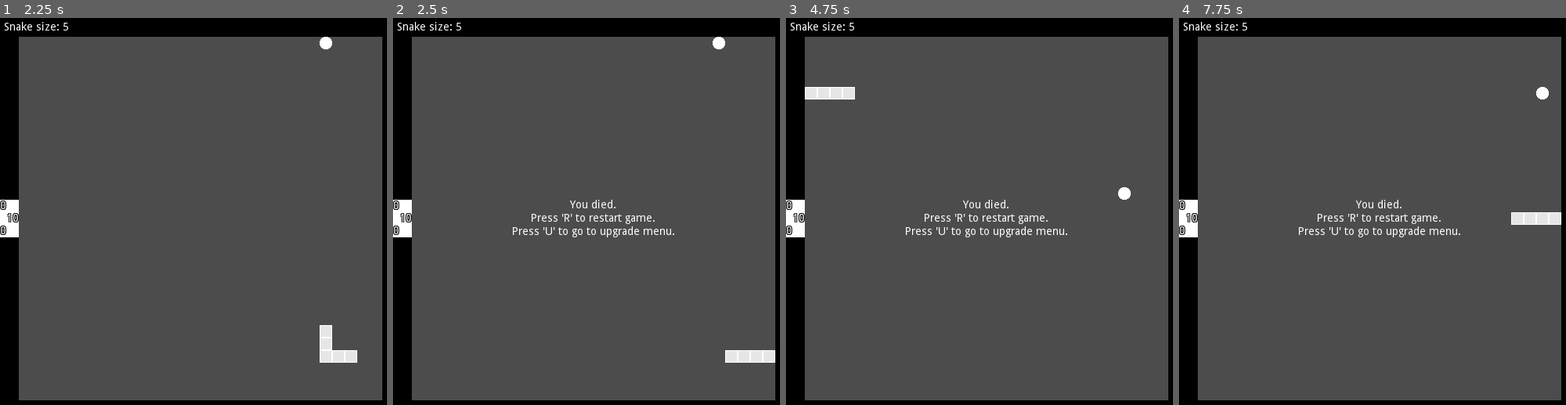
Above: before the commit, frames 1-4 (left to right).
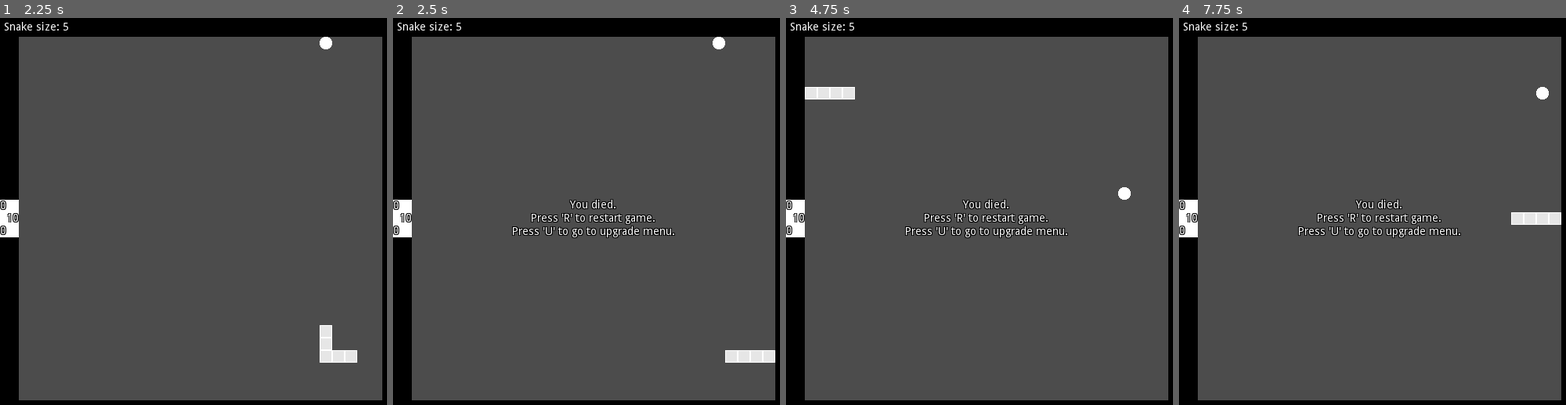
Above: after the commit, the same moments.

Repository: filiperferreira/Snake-Dungeon
Game: Godot game, scene res://Game.tscn
Same seed, same stepped clock (60 frames per second), same inputs: the game is played once before the commit and once after it.
Inputs:
- Up to frame 1 (2.25 s): tap Enter at 0.5 s; hold D (right) 0.53-1.28 s; hold S (down) 1.28-2.03 s; hold D (right) from 2.03 s (still down)
- Up to frame 2 (2.5 s): keep holding D (right)
- Up to frame 3 (4.75 s): tap R (restart) at 2.75 s; release D (right) at 2.78 s; hold W (up) 2.78-3.53 s; hold A (left) from 3.53 s (still down)
- Up to frame 4 (7.75 s): tap R (restart) at 5 s; release A (left) at 5.03 s; hold S (down) 5.03-5.78 s; hold D (right) 5.78-6.53 s; hold W (up) 6.53-7.28 s; hold D (right) from 7.28 s (still down)

Frame 1 is identical in both runs. In frame 2, 1.1% of the frame differs, in the area x 30-73%, y 46-57%; in frame 3, 1.1%; in frame 4, 1.1%.

Commit message:
Added more upgrades, dungeon expanded

Diff:
--- a/BuyMenu.gd
+++ b/BuyMenu.gd
@@ -5,6 +5,8 @@
 onready var snake_button = $CanvasLayer/MarginContainer/VBoxContainer/MarginContainer/HBoxContainer/SnakeInitialSizeButton
 onready var pellet_label = $CanvasLayer/MarginContainer/VBoxContainer/MarginContainer2/HBoxContainer/PelletValueLabel
 onready var pellet_button = $CanvasLayer/MarginContainer/VBoxContainer/MarginContainer2/HBoxContainer/PelletValueButton
+onready var exp_multiplier_label = $CanvasLayer/MarginContainer/VBoxContainer/MarginContainer3/HBoxContainer/ExpValueMultiplierLabel
+onready var exp_multiplier_button = $CanvasLayer/MarginContainer/VBoxContainer/MarginContainer3/HBoxContainer/ExpValueMultiplierButton
 
 func _process(_delta):
 	if Input.is_action_just_pressed("restart"):
@@ -22,18 +24,25 @@
 	$CanvasLayer/MarginContainer/VBoxContainer/CurrentXP.set_text("CURRENT XP: " + str(experience))
 	$CanvasLayer/MarginContainer/VBoxContainer/MarginContainer/HBoxContainer/SnakeInitialSizeLabel.set_text("(Current: " + str(stats["snake_starting_size"]) + ")")
 	$CanvasLayer/MarginContainer/VBoxContainer/MarginContainer/HBoxContainer/SnakeInitialSizeButton.set_text("Buy (Cost: " + str(snake_size_cost(stats["snake_starting_size"])) + " XP)")
-	$CanvasLayer/MarginContainer/VBoxContainer/MarginContainer2/HBoxContainer/PelletValueLabel.set_text("(Current: " + str(stats["white_pellet_value"]) + ")")
+	$CanvasLayer/MarginContainer/VBoxContainer/MarginContainer2/HBoxContainer/PelletValueLabel.set_text("(Current: x" + str(stats["white_pellet_value"]) + ")")
 	$CanvasLayer/MarginContainer/VBoxContainer/MarginContainer2/HBoxContainer/PelletValueButton.set_text("Buy (Cost: " + str(pellet_value_cost(stats["white_pellet_value"])) + " XP)")
+	$CanvasLayer/MarginContainer/VBoxContainer/MarginContainer3/HBoxContainer/ExpValueMultiplierLabel.set_text("(Current: x" + str(stats["exp_multiplier"]) + ")")
+	$CanvasLayer/MarginContainer/VBoxContainer/MarginContainer3/HBoxContainer/ExpValueMultiplierButton.set_text("Buy (Cost: " + str(exp_multiplier_cost(stats["exp_multiplier"])) + " XP)")
 
 func update_menu():
 	experience_label.set_text("CURRENT XP: " + str(cur_exp))
 	snake_label.set_text("(Current: " + str(cur_stats["snake_starting_size"]) + ")")
 	snake_button.set_text("Buy (Cost: " + str(snake_size_cost(cur_stats["snake_starting_size"])) + " XP)")
-	pellet_label.set_text("(Current: " + str(cur_stats["white_pellet_value"]) + ")")
+	pellet_label.set_text("(Current: x" + str(cur_stats["white_pellet_value"]) + ")")
 	pellet_button.set_text("Buy (Cost: " + str(pellet_value_cost(cur_stats["white_pellet_value"])) + " XP)")
+	exp_multiplier_label.set_text("(Current: x" + str(cur_stats["exp_multiplier"]) + ")")
+	exp_multiplier_button.set_text("Buy (Cost: " + str(exp_multiplier_cost(cur_stats["exp_multiplier"])) + " XP)")
 
 func snake_size_cost(level):
-	return round((pow(level-5, 1.2) + 10))
+	return round((pow(level-5, 1.2) + 1))
+
+func exp_multiplier_cost(level):
+	return round(50 * pow(level-1, 1.2) + 50)
 
 func pellet_value_cost(level):
 	return round(100 * pow(level-1, 1.2) + 100)
@@ -49,3 +58,9 @@
 		cur_exp -= pellet_value_cost(cur_stats["white_pellet_value"])
 		cur_stats["white_pellet_value"] += 1
 		update_menu()
+
+func _on_ExpValueMultiplierButton_pressed():
+	if cur_exp >= exp_multiplier_cost(cur_stats["exp_multiplier"]):
+		cur_exp -= exp_multiplier_cost(cur_stats["exp_multiplier"])
+		cur_stats["exp_multiplier"] += 1
+		update_menu()
--- a/BuyMenu.tscn
+++ b/BuyMenu.tscn
@@ -24,23 +24,23 @@
 alignment = 1
 
 [node name="Label" type="Label" parent="CanvasLayer/MarginContainer/VBoxContainer"]
-margin_top = 197.0
+margin_top = 170.0
 margin_right = 492.0
-margin_bottom = 211.0
+margin_bottom = 184.0
 text = "UPGRADE MENU"
 align = 1
 
 [node name="CurrentXP" type="Label" parent="CanvasLayer/MarginContainer/VBoxContainer"]
-margin_top = 221.0
+margin_top = 194.0
 margin_right = 492.0
-margin_bottom = 235.0
+margin_bottom = 208.0
 text = "CURRENT XP: 0"
 align = 1
 
 [node name="MarginContainer" type="MarginContainer" parent="CanvasLayer/MarginContainer/VBoxContainer"]
-margin_top = 245.0
+margin_top = 218.0
 margin_right = 492.0
-margin_bottom = 265.0
+margin_bottom = 238.0
 custom_constants/margin_right = 50
 custom_constants/margin_left = 50
 
@@ -70,10 +70,43 @@
 margin_bottom = 20.0
 text = "Buy (Cost: 0 XP)"
 
+[node name="MarginContainer3" type="MarginContainer" parent="CanvasLayer/MarginContainer/VBoxContainer"]
+margin_top = 248.0
+margin_right = 492.0
+margin_bottom = 268.0
+custom_constants/margin_right = 50
+custom_constants/margin_left = 50
+
+[node name="HBoxContainer" type="HBoxContainer" parent="CanvasLayer/MarginContainer/VBoxContainer/MarginContainer3"]
+margin_left = 50.0
+margin_right = 442.0
+margin_bottom = 20.0
+alignment = 1
+
+[node name="Label" type="Label" parent="CanvasLayer/MarginContainer/VBoxContainer/MarginContainer3/HBoxContainer"]
+margin_top = 3.0
+margin_right = 136.0
+margin_bottom = 17.0
+text = "Experience Multiplier"
+
+[node name="ExpValueMultiplierLabel" type="Label" parent="CanvasLayer/MarginContainer/VBoxContainer/MarginContainer3/HBoxContainer"]
+margin_left = 140.0
+margin_top = 3.0
+margin_right = 276.0
+margin_bottom = 17.0
+size_flags_horizontal = 3
+text = "(Current: x0)"
+
+[node name="ExpValueMultiplierButton" type="Button" parent="CanvasLayer/MarginContainer/VBoxContainer/MarginContainer3/HBoxContainer"]
+margin_left = 280.0
+margin_right = 392.0
+margin_bottom = 20.0
+text = "Buy (Cost: 0 XP)"
+
 [node name="MarginContainer2" type="MarginContainer" parent="CanvasLayer/MarginContainer/VBoxContainer"]
-margin_top = 275.0
+margin_top = 278.0
 margin_right = 492.0
-margin_bottom = 295.0
+margin_bottom = 298.0
 custom_constants/margin_right = 50
 custom_constants/margin_left = 50
 
@@ -103,5 +136,13 @@
 margin_bottom = 20.0
 text = "Buy (Cost: 0 XP)"
 
+[node name="Label2" type="Label" parent="CanvasLayer/MarginContainer/VBoxContainer"]
+margin_top = 308.0
+margin_right = 492.0
+margin_bottom = 322.0
+text = "Press 'R' to play again"
+align = 1
+
 [connection signal="pressed" from="CanvasLayer/MarginContainer/VBoxContainer/MarginContainer/HBoxContainer/SnakeInitialSizeButton" to="." method="_on_SnakeInitialSizeButton_pressed"]
+[connection signal="pressed" from="CanvasLayer/MarginContainer/VBoxContainer/MarginContainer3/HBoxContainer/ExpValueMultiplierButton" to="." method="_on_ExpValueMultiplierButton_pressed"]
 [connection signal="pressed" from="CanvasLayer/MarginContainer/VBoxContainer/MarginContainer2/HBoxContainer/PelletValueButton" to="." method="_on_PelletValueButton_pressed"]
--- a/Game.gd
+++ b/Game.gd
@@ -6,7 +6,7 @@
 var experience = 0
 func add_to_exp(value):
 	experience += value
-var stats = {"snake_starting_size": 5, "white_pellet_value": 1}
+var stats = {"snake_starting_size": 5, "white_pellet_value": 1, "exp_multiplier": 1}
 
 var menu
 var world
--- /dev/null
+++ b/LBlock.gd
@@ -0,0 +1,9 @@
+extends Area2D
+
+func _draw():
+	draw_rect(Rect2(Vector2(0,0), Vector2(48,48)), Color(0,0,0))
+	draw_rect(Rect2(Vector2(-48,0), Vector2(48,48)), Color(0,0,0))
+	draw_rect(Rect2(Vector2(-48,-48), Vector2(48,48)), Color(0,0,0))
+
+func identify():
+	return "wall"
--- /dev/null
+++ b/LBlock.tscn
@@ -0,0 +1,21 @@
+[gd_scene load_steps=3 format=2]
+
+[ext_resource path="res://LBlock.gd" type="Script" id=1]
+
+[sub_resource type="RectangleShape2D" id=1]
+extents = Vector2( 24, 24 )
+
+[node name="LBlock" type="Area2D"]
+script = ExtResource( 1 )
+
+[node name="CollisionShape2D" type="CollisionShape2D" parent="."]
+position = Vector2( 24, 24 )
+shape = SubResource( 1 )
+
+[node name="CollisionShape2D2" type="CollisionShape2D" parent="."]
+position = Vector2( -24, 24 )
+shape = SubResource( 1 )
+
+[node name="CollisionShape2D3" type="CollisionShape2D" parent="."]
+position = Vector2( -24, -24 )
+shape = SubResource( 1 )
--- a/Snake.gd
+++ b/Snake.gd
@@ -177,13 +177,16 @@
 		pass
 
 var experience = 0
+var exp_multiplier = 0
+func set_exp_multiplier(value):
+	exp_multiplier = value
 func grow(type):
 	max_size += food_value[type]
-	experience += food_value[type]
+	experience += exp_multiplier
 
 func gain(type):
 	if type == 0:
-		colors[type] += 1
+		colors[type] += food_value[type]
 	elif sum_of_colors() < max_size:
 		var new_color = Color(0.9, 0.9, 0.9)
 		if type == 1:
@@ -193,7 +196,7 @@
 		elif type == 3:
 			new_color = Color(0,0,1)
 		snake_array[0]["color"] = new_color
-		colors[type] += 1
+		colors[type] += food_value[type]
 
 func sum_of_colors():
 	return colors[1] + colors[2] + colors[3]
--- a/World.gd
+++ b/World.gd
@@ -31,6 +31,7 @@
 func set_stats(stats):
 	$Snake.set_starting_size(stats["snake_starting_size"])
 	$Snake.set_food_value(0, stats["white_pellet_value"])
+	$Snake.set_exp_multiplier(stats["exp_multiplier"])
 
 signal reload
 func restart_game():
--- a/World2.tscn
+++ b/World2.tscn
@@ -6,6 +6,7 @@
 [ext_resource path="res://Door.tscn" type="PackedScene" id=4]
 [ext_resource path="res://WallBlock.tscn" type="PackedScene" id=5]
 [ext_resource path="res://BigWallBlock.tscn" type="PackedScene" id=6]
+[ext_resource path="res://LBlock.tscn" type="PackedScene" id=7]
 
 [node name="World" type="Node2D"]
 script = ExtResource( 3 )
@@ -34,6 +35,8 @@
 margin_top = -24.0
 margin_right = 111.0
 margin_bottom = 24.0
+custom_colors/font_color_shadow = Color( 0, 0, 0, 1 )
+custom_constants/shadow_as_outline = 1
 text = "You died.
 Press 'R' to restart game.
 Press 'U' to go to upgrade menu."
@@ -74,6 +77,12 @@
 [node name="Room2" parent="Rooms" instance=ExtResource( 2 )]
 position = Vector2( -512, 0 )
 
+[node name="Room6" parent="Rooms" instance=ExtResource( 2 )]
+position = Vector2( -512, 512 )
+
+[node name="Room7" parent="Rooms" instance=ExtResource( 2 )]
+position = Vector2( -1024, 512 )
+
 [node name="Room3" parent="Rooms" instance=ExtResource( 2 )]
 position = Vector2( -512, -512 )
 
@@ -96,6 +105,14 @@
 position = Vector2( -512, 256 )
 door_size = 100
 
+[node name="Door7" parent="Doors" instance=ExtResource( 4 )]
+position = Vector2( -768, 512 )
+door_size = 120
+
+[node name="Door8" parent="Doors" instance=ExtResource( 4 )]
+position = Vector2( -1024, 256 )
+door_size = 140
+
 [node name="Door4" parent="Doors" instance=ExtResource( 4 )]
 position = Vector2( -1024, -256 )
 door_size = 60
@@ -126,8 +143,17 @@
 [node name="WallBlock7" parent="Doors" instance=ExtResource( 5 )]
 position = Vector2( -1280, 0 )
 
-[node name="WallBlock8" parent="Doors" instance=ExtResource( 5 )]
-position = Vector2( -1024, 256 )
+[node name="WallBlock12" parent="Doors" instance=ExtResource( 5 )]
+position = Vector2( -1024, 768 )
+
+[node name="WallBlock13" parent="Doors" instance=ExtResource( 5 )]
+position = Vector2( -1280, 512 )
+
+[node name="WallBlock9" parent="Doors" instance=ExtResource( 5 )]
+position = Vector2( -256, 512 )
+
+[node name="WallBlock11" parent="Doors" instance=ExtResource( 5 )]
+position = Vector2( -512, 768 )
 
 [node name="WallBlock5" parent="Doors" instance=ExtResource( 5 )]
 position = Vector2( 256, 0 )
@@ -161,9 +187,15 @@
 [node name="WallBlock17" parent="ExtraWalls" instance=ExtResource( 5 )]
 position = Vector2( -1136, 208 )
 
+[node name="WallBlock29" parent="ExtraWalls" instance=ExtResource( 5 )]
+position = Vector2( -1136, 720 )
+
 [node name="WallBlock18" parent="ExtraWalls" instance=ExtResource( 5 )]
 position = Vector2( -1232, 112 )
 
+[node name="WallBlock28" parent="ExtraWalls" instance=ExtResource( 5 )]
+position = Vector2( -1232, 624 )
+
 [node name="WallBlock19" parent="ExtraWalls" instance=ExtResource( 5 )]
 position = Vector2( -1232, -112 )
 
@@ -182,6 +214,9 @@
 [node name="WallBlock11" parent="ExtraWalls" instance=ExtResource( 5 )]
 position = Vector2( -576, 64 )
 
+[node name="WallBlock27" parent="ExtraWalls" instance=ExtResource( 5 )]
+position = Vector2( -512, 512 )
+
 [node name="WallBlock12" parent="ExtraWalls" instance=ExtResource( 5 )]
 position = Vector2( -448, 64 )
 
@@ -206,6 +241,9 @@
 [node name="BigWallBlock7" parent="ExtraWalls" instance=ExtResource( 6 )]
 position = Vector2( -1208, 184 )
 
+[node name="BigWallBlock9" parent="ExtraWalls" instance=ExtResource( 6 )]
+position = Vector2( -1208, 696 )
+
 [node name="BigWallBlock8" parent="ExtraWalls" instance=ExtResource( 6 )]
 position = Vector2( -840, 184 )
 
@@ -221,5 +259,51 @@
 [node name="BigWallBlock13" parent="ExtraWalls" instance=ExtResource( 6 )]
 position = Vector2( -872, -360 )
 
+[node name="LBlock" parent="ExtraWalls" instance=ExtResource( 7 )]
+position = Vector2( -600, 600 )
+
+[node name="LBlock6" parent="ExtraWalls" instance=ExtResource( 7 )]
+position = Vector2( -696, 696 )
+
+[node name="LBlock2" parent="ExtraWalls" instance=ExtResource( 7 )]
+position = Vector2( -600, 424 )
+rotation = 1.5708
+
+[node name="LBlock9" parent="ExtraWalls" instance=ExtResource( 7 )]
+position = Vector2( -840, 440 )
+rotation = 4.71239
+
+[node name="LBlock10" parent="ExtraWalls" instance=ExtResource( 7 )]
+position = Vector2( -840, 584 )
+rotation = 3.14159
+
+[node name="LBlock11" parent="ExtraWalls" instance=ExtResource( 7 )]
+position = Vector2( -1096, 328 )
+rotation = 3.14159
+
+[node name="LBlock12" parent="ExtraWalls" instance=ExtResource( 7 )]
+position = Vector2( -952, 328 )
+rotation = 1.5708
+
+[node name="LBlock5" parent="ExtraWalls" instance=ExtResource( 7 )]
+position = Vector2( -696, 328 )
+rotation = 1.5708
+
+[node name="LBlock3" parent="ExtraWalls" instance=ExtResource( 7 )]
+position = Vector2( -424, 424 )
+rotation = 3.14159
+
+[node name="LBlock8" parent="ExtraWalls" instance=ExtResource( 7 )]
+position = Vector2( -328, 328 )
+rotation = 3.14159
+
+[node name="LBlock4" parent="ExtraWalls" instance=ExtResource( 7 )]
+position = Vector2( -424, 600 )
+rotation = 4.71239
+
+[node name="LBlock7" parent="ExtraWalls" instance=ExtResource( 7 )]
+position = Vector2( -328, 696 )
+rotation = 4.71239
+
 [connection signal="death" from="Snake" to="." method="_on_Snake_death"]
 [connection signal="move_camera" from="Snake" to="." method="_on_Snake_move_camera"]
Not shown: 1 places in World2.tscn that only renumber resources
